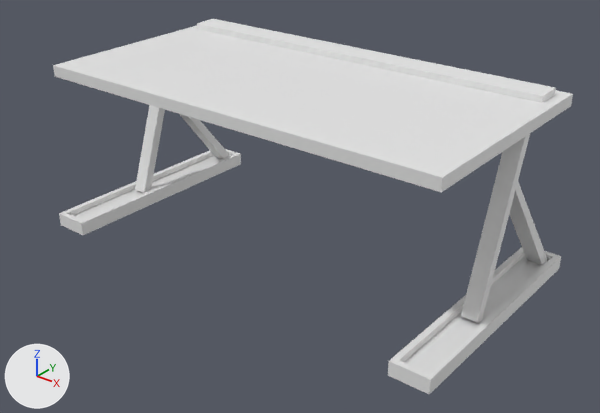
What one commit did to the FBX model Content/ImportedObjects/Table.fbx.
Rendered twice from a camera (50 mm lens) standing at (3.47, -2.29, 2.03) and looking at (1.22, 0.52, 0.28). The lights are fixed; the arrows at lower left show +X, +Y and +Z.

Before the edit, the objects in view are built like this:
```python
me_table = bpy.data.meshes.new('Table')
me_table.from_pydata(...)  # 80 vertices, 64 faces; spans x 0.0..2.27, y 0.0..1.22, z 0.0..0.91
ob_table = bpy.data.objects.new('Table', me_table)
ob_table.location = (0.0, 0.0, 0.0)
```
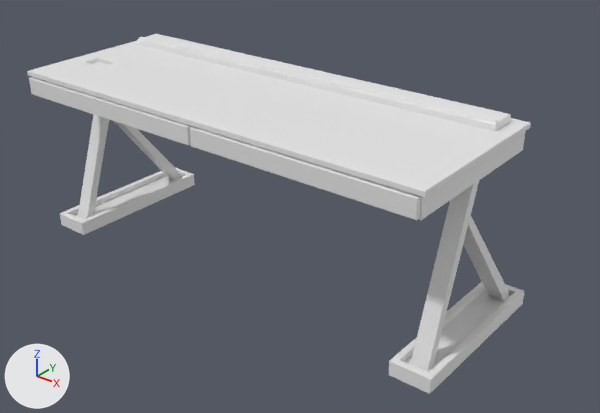
Pixel boxes (x1, y1, x2, y2) of what changed, in the pictures (600 x 413 px):
'Table', reshaped: before (53, 19, 573, 394); after (27, 34, 531, 394)
part 1 of me_table, rebuilt (8% taller): before (53, 26, 573, 192); after (27, 40, 531, 220)
part 2 of me_table, rebuilt: before (135, 105, 165, 193); after (114, 121, 183, 180)
part 3 of me_table, rebuilt: before (461, 134, 530, 322); after (463, 216, 509, 300)
part 4 of me_table, added: after (138, 34, 511, 131)
part 5 of me_table, added: after (78, 115, 109, 219)
part 6 of me_table, added: after (410, 181, 479, 371)
part 7 of me_table, deleted: before (197, 19, 556, 103)
part 8 of me_table, built on: before (59, 114, 561, 394); after (60, 168, 524, 394)

Edits to the bpy script that builds the scene:
```text
Change me_table:
    used by ob_table; location = (0.0, 0.0, 0.0)
    remove me_table.from_pydata(...)  # 80 vertices, 64 faces; spans x 0.0..2.27, y 0.0..1.22, z 0.0..0.91
    add me_table.from_pydata(...)  # 338 vertices, 345 faces; spans x 0.0..2.27, y -0.09..0.82, z 0.0..0.92
    me_table part 1: the loose piece of 8 vertices spanning x 0.04..2.22, y 0.06..1.19, z 0.81..0.88 is rebuilt with 104 vertices and now spans x 0.02..2.23, y -0.09..0.73, z 0.76..0.88
    me_table part 2: the loose piece of 8 vertices spanning x 0.06..0.13, y 0.48..0.79, z 0.03..0.84 is rebuilt with 24 vertices and now spans x 0.06..0.13, y 0.31..0.78, z 0.02..0.62
    me_table part 3: the loose piece of 8 vertices spanning x 2.13..2.21, y 0.48..0.79, z 0.03..0.84 is rebuilt with 24 vertices and now spans x 2.13..2.21, y 0.31..0.78, z 0.02..0.62
    me_table part 4: a new loose piece of 26 vertices spanning x 0.09..2.16, y 0.56..0.69, z 0.86..0.92
    me_table part 5: a new loose piece of 24 vertices spanning x 0.06..0.13, y 0.07..0.39, z 0.03..0.84
    me_table part 6: a new loose piece of 24 vertices spanning x 2.13..2.21, y 0.07..0.39, z 0.03..0.84
    me_table part 7: the loose piece of 8 vertices spanning x 0.09..2.16, y 1.0..1.12, z 0.86..0.91 is deleted
    me_table part 8
    35 vertices are removed from x 0.0..2.27, y 0.0..1.22, z 0.0..0.62
    39 faces are deleted
    67 vertices are added at x 0.0..2.27, y 0.01..0.82, z 0.0..0.07
    9 new vertices lie (0.0, 0.8, 0.0) away from vertices in x 0.0..2.08, y 0.01, z 0.0..0.07
    9 new vertices lie (0.0, 0.75, 0.0) away from vertices in x 0.03..2.24, y 0.04, z 0.04..0.07
    8 new vertices lie (0.18, 0.0, 0.0) away from vertices in x 0.0..2.08, y 0.0..0.81, z 0.0..0.07
    6 new vertices lie (0.12, 0.0, 0.0) away from vertices in x 2.11, y 0.03..0.79, z 0.04..0.07
    115 new faces join them
```
